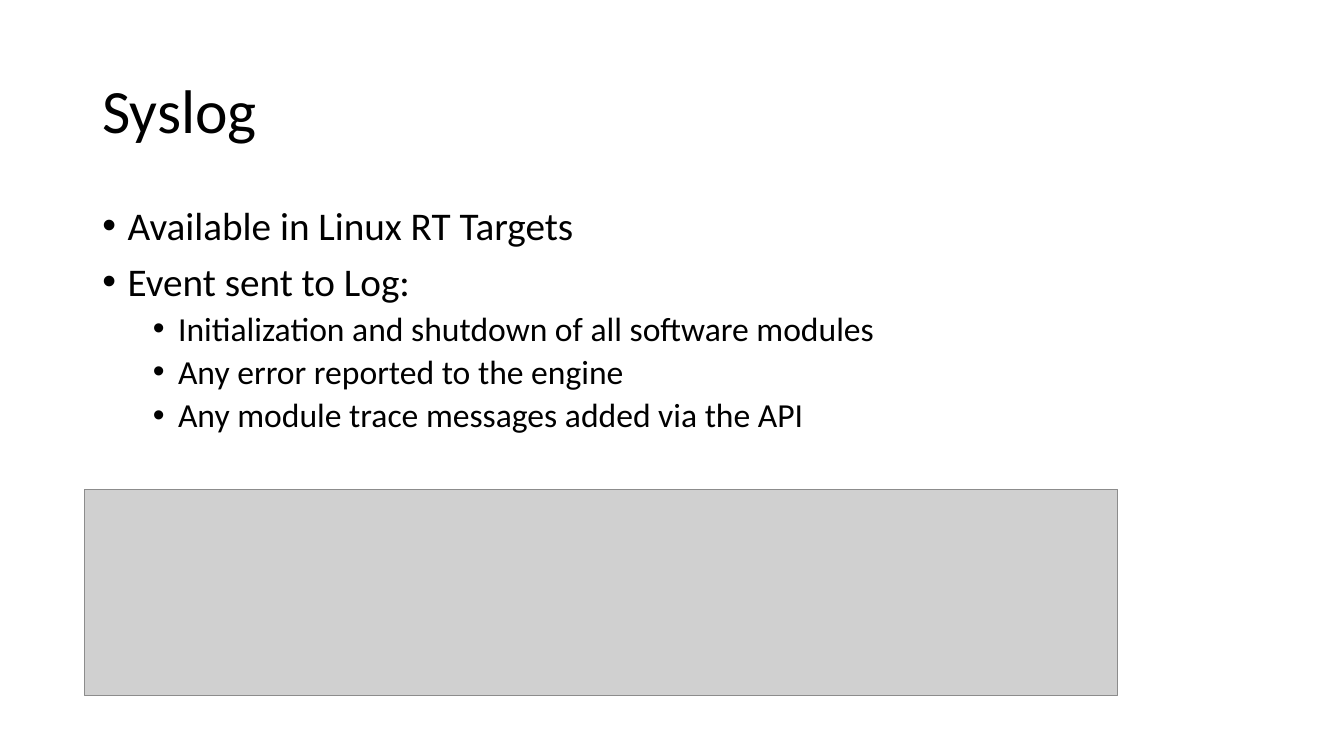
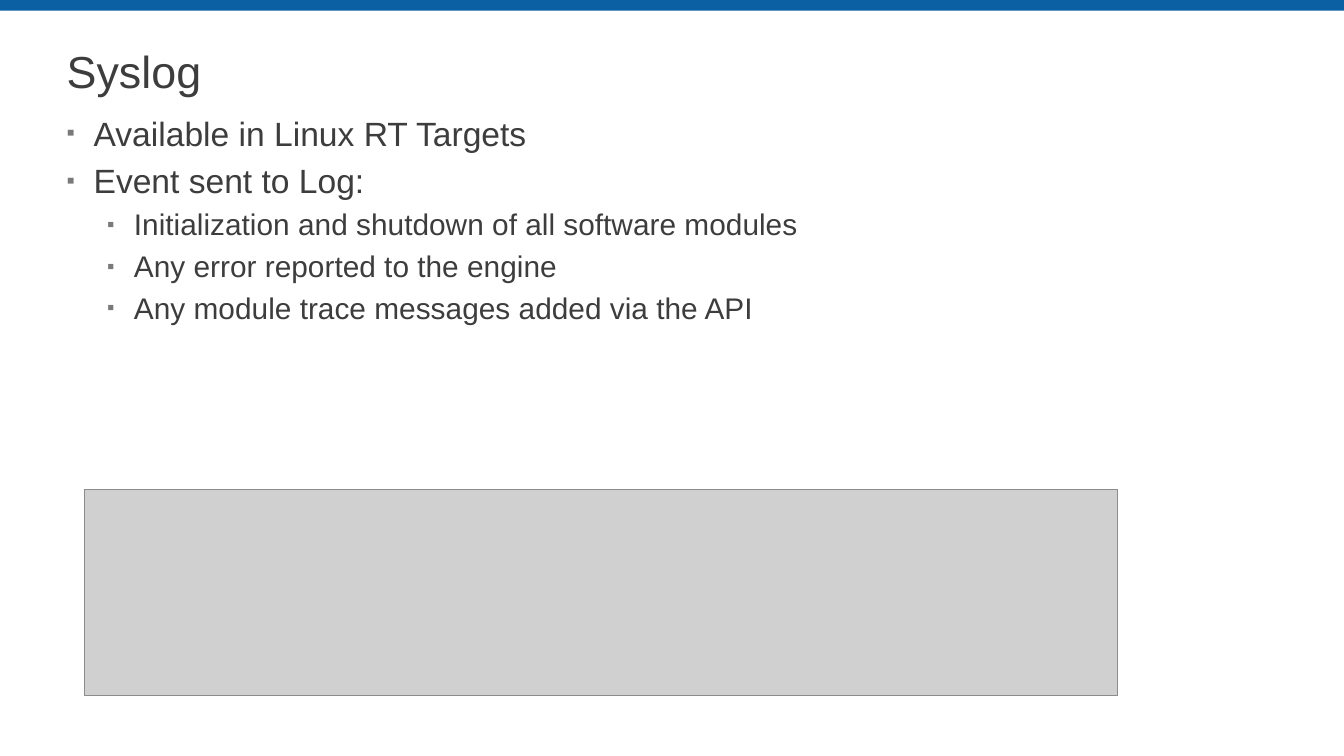
Before and after one commit to LabVIEW-DCAF/Documentation, a slide deck: slide 8 of Trunk/Getting Started Material/DCAF Training/8 Debugging DCAF.pptx (slide 4 before the commit). Drawn at 1344x756 pixels with LibreOffice and Linux fonts; fonts in the diff are those of the drawing; grey boxes stand for pictures; background and template pictures are left out. Boxes give left, top, right and bottom in pixels: in the first picture for what was removed or moved away, otherwise in the second. Text is boxed around its words. In the diff, an @@ line names an element or a change of style, - is before the commit and + after.

Commit message:
Working on ensuring diagram consistency
Went through many of the slide decks to ensure diagrams were consistent. Now they use similar color schemes, use PPT instead of Draw.IO. Also cleaned up the templates from the slide decks.

```diff
--- a/Trunk/Getting Started Material/DCAF Training/8 Debugging DCAF.pptx
+++ b/Trunk/Getting Started Material/DCAF Training/8 Debugging DCAF.pptx
@@ rectangle added at [0,0,1344,11], fill #0A60A3 @@
@@ title "Syslog": place and size @@
-title "Syslog" at [102,90,256,144]
+title "Syslog" at [67,55,201,97]
@@ title "Syslog" at [67,55,201,97]: size 44 to 32 pt, font Calibri to Arial, text colour #000000 to #3D3D3D @@
@@ text "Available in Linux RT Targets": place and size @@
-text "Available in Linux RT Targets" at [128,212,873,433]
+text "Available in Linux RT Targets" at [94,121,797,324]
@@ text "Available in Linux RT Targets" at [94,121,797,324]: size 28 to 24 pt in "Available in Linux RT Targets", "Event sent to Log:"; font Calibri to Arial, text colour #000000 to #3D3D3D; size 24 to 21.3 pt in "Initialization and shutdown of all software modules", "Any error reported to the engine", "Any module trace messages added via the ..."; bullet • to ▪; line spacing 0.9 to 1; less space between paragraphs; more space between paragraphs @@
```
Also in this commit, not shown: 5 other slides changed, 7 slides added, 1 slide removed, 3 other files.
